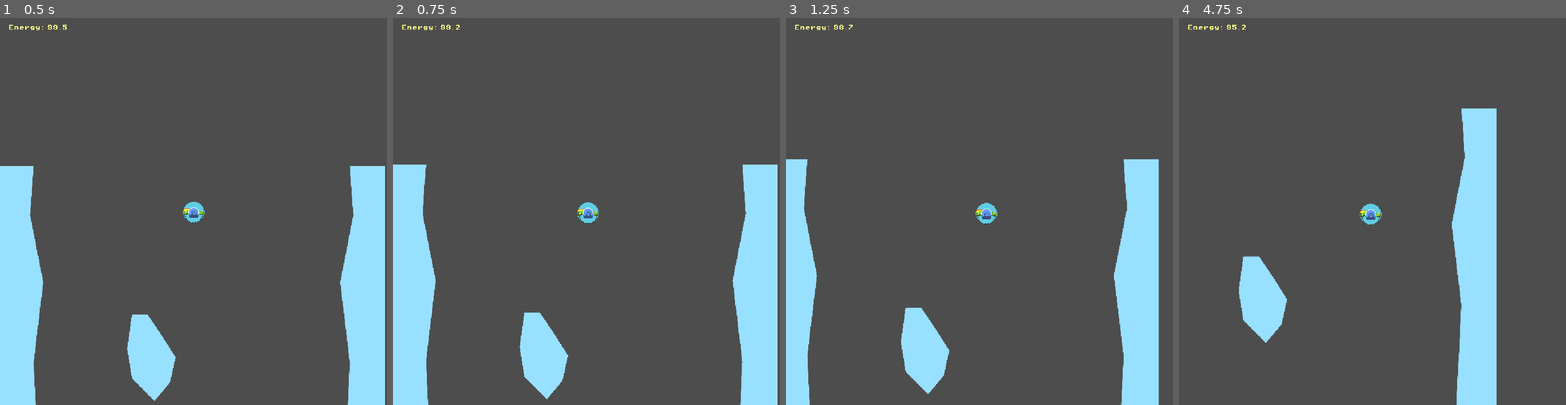
Above: before the commit, frames 1-4 (left to right).
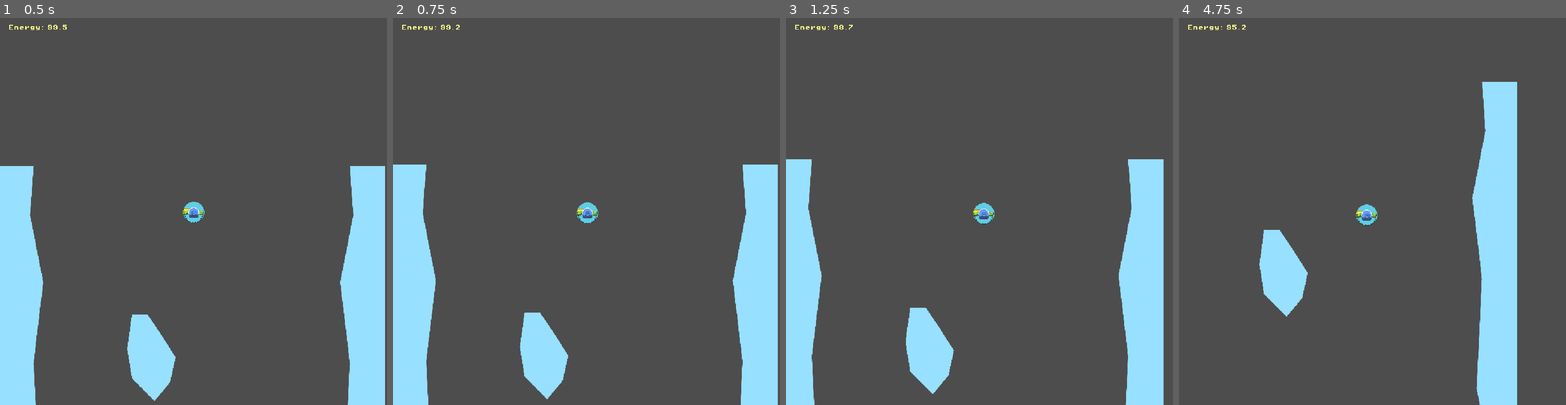
Above: after the commit, the same moments.

Repository: hawkstein/ld57-europan-expedition
Game: Godot game, scene res://scenes/game.tscn
Same seed, same stepped clock (60 frames per second), same inputs: the game is played once before the commit and once after it.
Inputs:
- Up to frame 1 (0.5 s): no input
- Up to frame 2 (0.75 s): hold Right (thrust_right) from 0.53 s (still down); tap Space (deploy_waystation) at 0.6 s
- Up to frame 3 (1.25 s): keep holding Right (thrust_right)
- Up to frame 4 (4.75 s): release Right (thrust_right) at 1.28 s; hold Down (thrust_down) 1.28-2.03 s; tap Space (deploy_waystation) every 0.75 s from 1.35 to 4.35 s; hold Right (thrust_right) 2.03-2.78 s; hold Down (thrust_down) 2.78-3.53 s; hold Left (thrust_left) from 3.53 s (still down)

Frame 1 is identical in both runs. In frame 2, 0.3% of the frame differs, in the area x 7-100%, y 37-100%; in frame 3, 3.1%; in frame 4, 12%, in the area x 15-88%, y 16-100%.

Commit message:
add downward thrust and adjust initial values

Diff:
--- a/scripts/submersible.gd
+++ b/scripts/submersible.gd
@@ -1,7 +1,7 @@
 extends RigidBody2D
 
-const VERTICAL_THRUST = Vector2(0, -80.0)
-const HORIZONTAL_THRUST = Vector2(160, 0)
+const VERTICAL_THRUST = Vector2(0, 40.0)
+const HORIZONTAL_THRUST = Vector2(100, 0)
 
 signal energy_update(energy:float)
 var tick_loss := 1
@@ -17,7 +17,7 @@
 func remove_energy(amount:float) -> void:
 	energy -= amount
 	emit_signal("energy_update", energy)
-	if (energy <= 0):
+	if energy <= 0:
 		get_tree().change_scene_to_file("res://scenes/interlude.tscn")
 
 func _process(delta: float) -> void:
@@ -26,10 +26,11 @@
 		deploy_mode = !deploy_mode
 
 func _integrate_forces(state):
-	if Input.is_action_pressed("thrust_up"):
-		state.apply_force(VERTICAL_THRUST)
+	var vertical_direction = Input.get_axis("thrust_up", "thrust_down")
+	if vertical_direction:
+		state.apply_force(VERTICAL_THRUST * vertical_direction)
 	var horizontal_direction = Input.get_axis("thrust_left", "thrust_right")
-	if (horizontal_direction):
+	if horizontal_direction:
 		state.apply_force(HORIZONTAL_THRUST * horizontal_direction)
 
 
